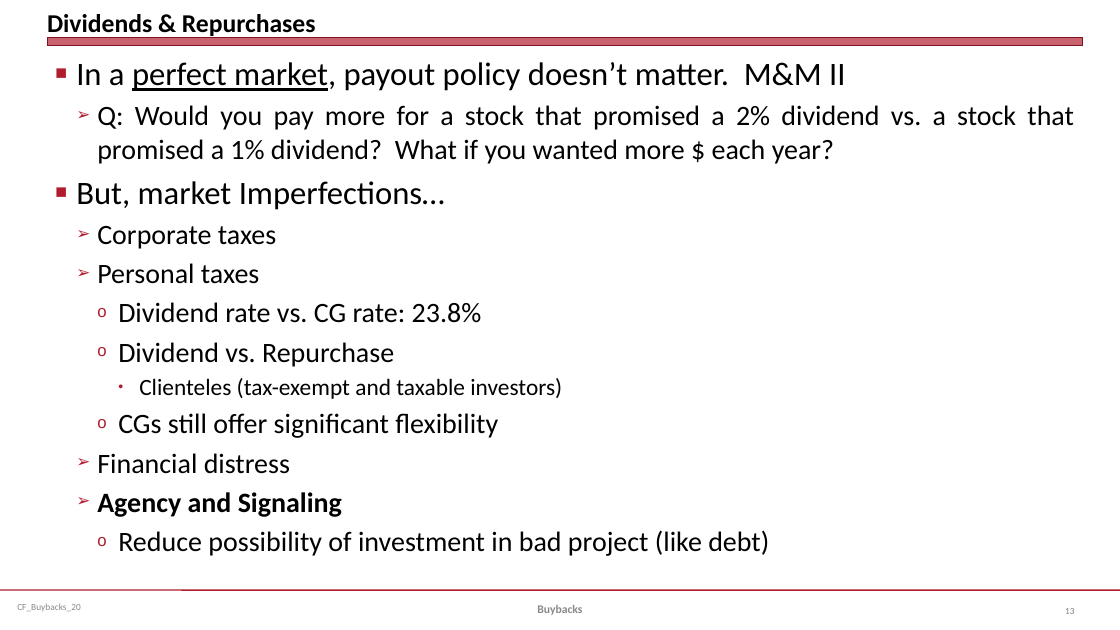
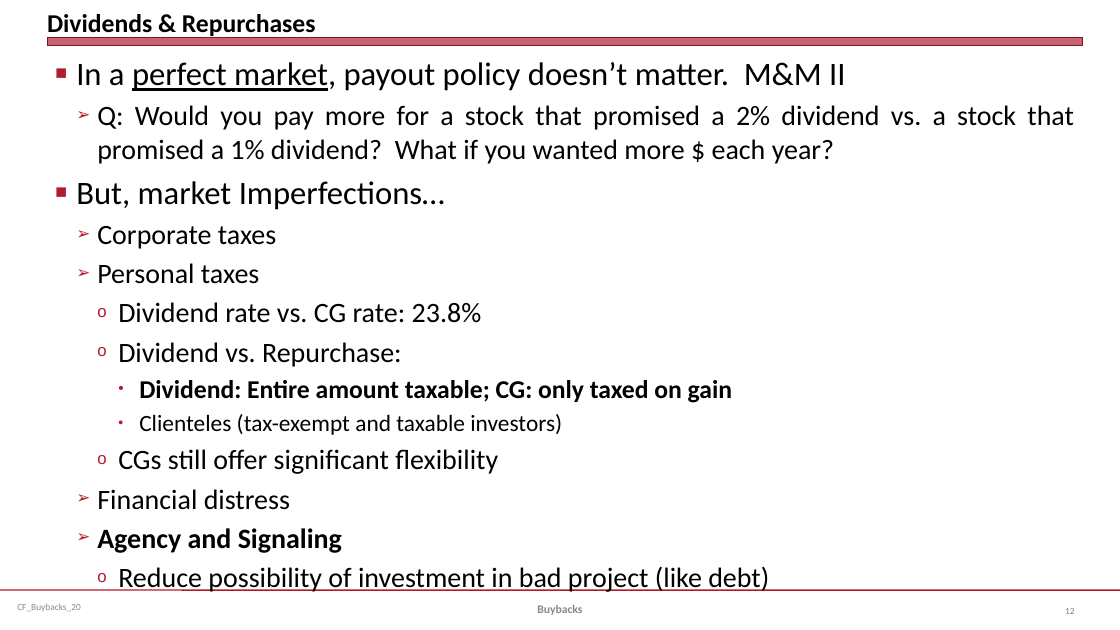
Before and after one commit to jmc877/Corporate-Finance, a slide deck: slide 12 of slides/CF_Buybacks_20.pptx (slide 13 before the commit). Drawn at 1120x630 pixels with LibreOffice and Linux fonts; fonts in the diff are those of the drawing. Boxes give left, top, right and bottom in pixels: in the first picture for what was removed or moved away, otherwise in the second. Text is boxed around its words. In the diff, an @@ line names an element or a change of style, - is before the commit and + after.

```diff
--- a/slides/CF_Buybacks_20.pptx
+++ b/slides/CF_Buybacks_20.pptx
@@ text at (118,342,732,403): text changed; size 24 to 22 pt; bold on @@
-    o Dividend vs. Repurchase
+    o Dividend vs. Repurchase:
+      • Dividend: Entire amount taxable; CG: only taxed on gain
```
Also in this commit, not shown: 5 other slides changed, 1 slide removed, 2 other files.
